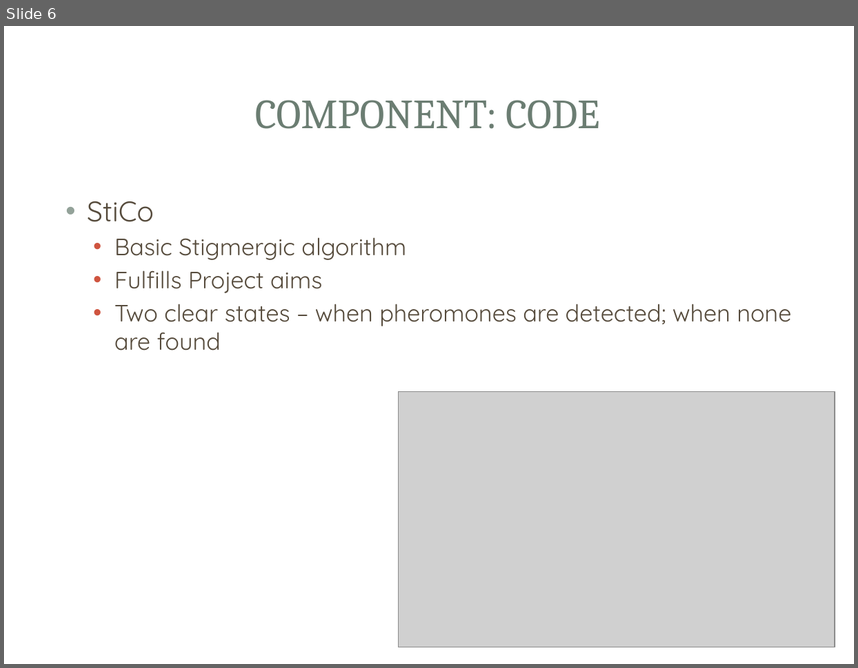
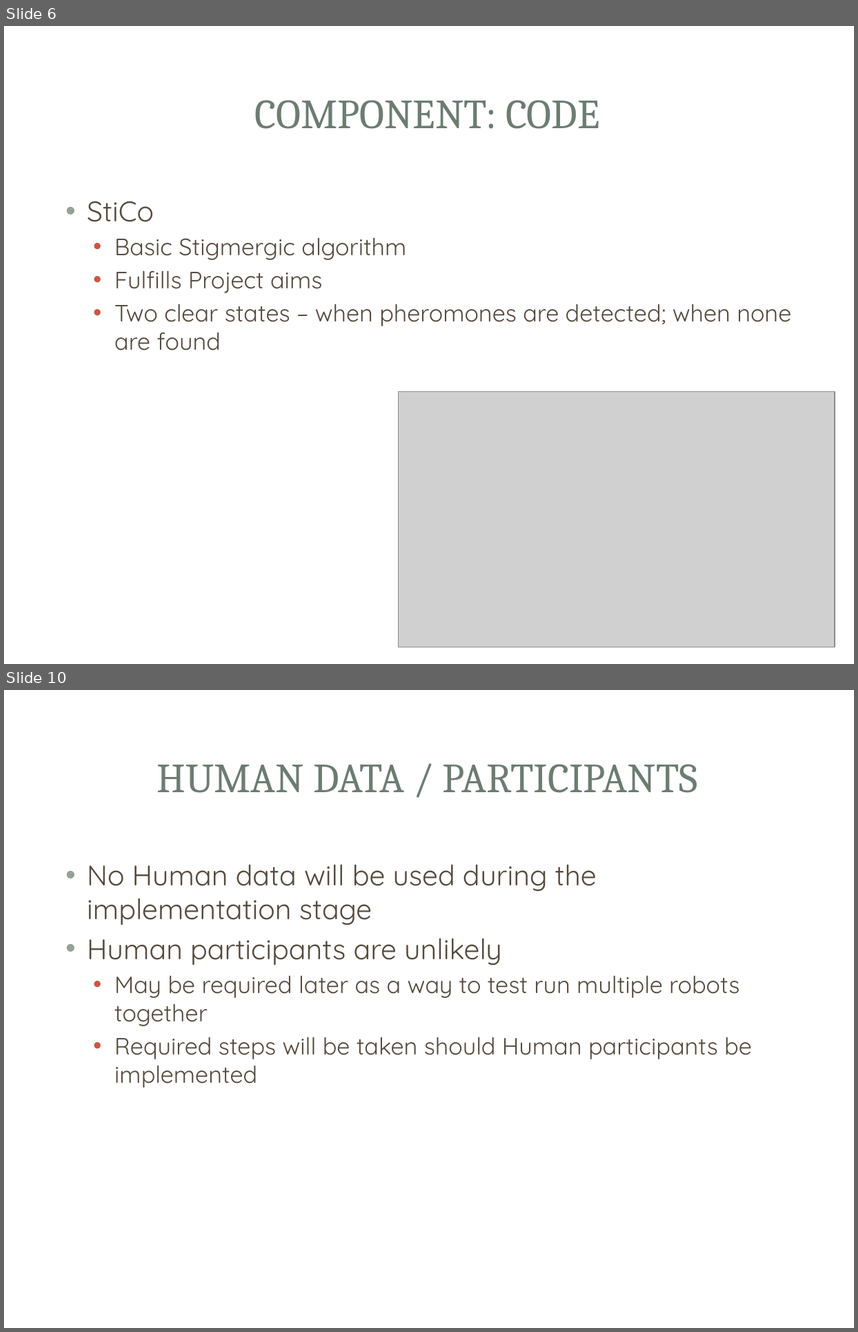
Before and after one commit to Chuddington/FYP-Stigmergy, a slide deck: psn/Design Presentation.pptx. Shown one above the other, each under a label of ours: slide 6 before the commit, slides 6 and 10 after it; the slides between them are not shown. The pictures are 858x668 and 858x1332 pixels, drawn with LibreOffice and Linux fonts; fonts in the diff are those of the drawing; grey boxes stand for pictures; background and template pictures are left out. Boxes give left, top, right and bottom in pixels: in the first picture for what was removed or moved away, otherwise in the second. Text is boxed around its words. In the diff, an @@ line names an element or a change of style, - is before the commit and + after.

```diff
--- a/psn/Design Presentation.pptx
+++ b/psn/Design Presentation.pptx
@@ slide 10 added at bbox=[4, 690, 854, 1328], background picture (left out); not listed: 3 template elements that a slide beside it also shows @@
@@ title added at bbox=[157, 764, 698, 793], 35 pt, text #6B7D72 @@
+HUMAN DATA / PARTICIPANTS
@@ text added at bbox=[87, 864, 752, 1087], 20 pt, text #564B3C @@
+• No Human data will be used during the implementation stage
+• Human participants are unlikely
+  • May be required later as a way to test run multiple robots together
+  • Required steps will be taken should Human participants be implemented
```
Also in this commit, not shown: 5 other slides added, 4 other files.
